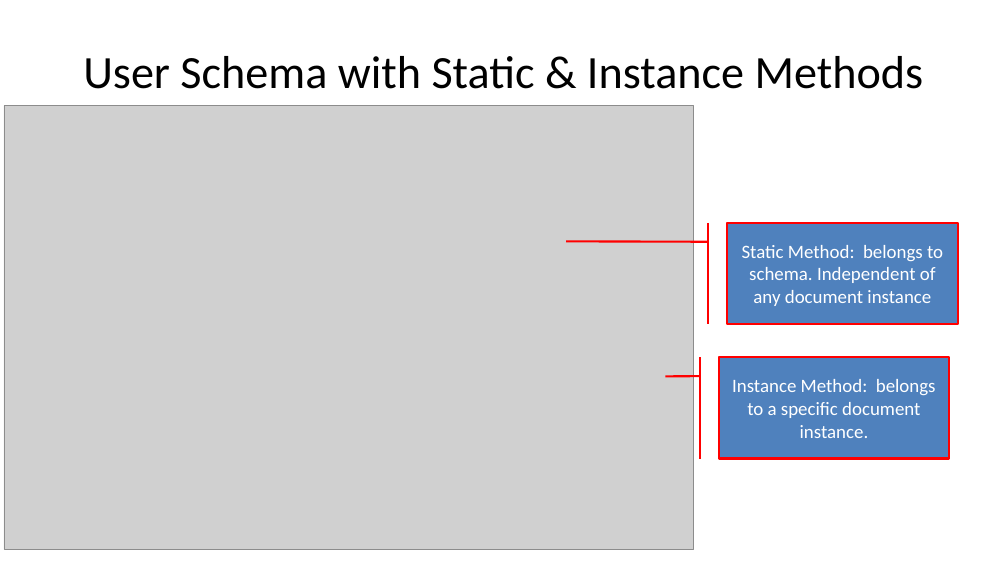
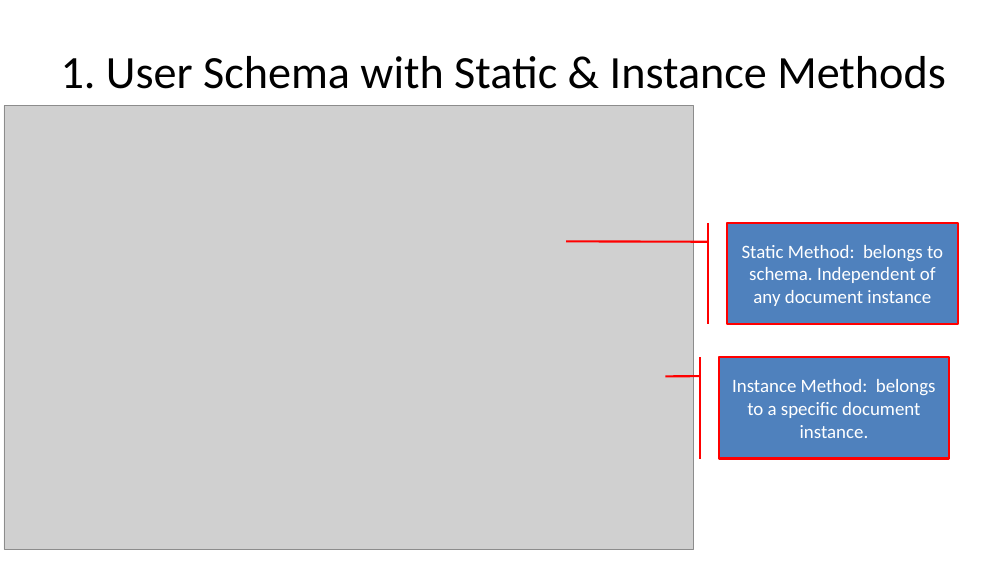
Before and after one commit to diarmuidoconnor/wad2, a slide deck: slide 38 of topic09/talk-0/mongoDB-2020.pptx (slide 37 before the commit). Drawn at 1008x567 pixels with LibreOffice and Linux fonts; fonts in the diff are those of the drawing; grey boxes stand for pictures. Boxes give left, top, right and bottom in pixels: in the first picture for what was removed or moved away, otherwise in the second. Text is boxed around its words. In the diff, an @@ line names an element or a change of style, - is before the commit and + after.

```diff
--- a/topic09/talk-0/mongoDB-2020.pptx
+++ b/topic09/talk-0/mongoDB-2020.pptx
@@ title at (61, 56, 946, 89): text changed @@
-User Schema with Static & Instance Methods
+1. User Schema with Static & Instance Methods
```
Also in this commit, not shown: 12 other slides changed, 2 slides added, 3 slides removed, 23 other files.
